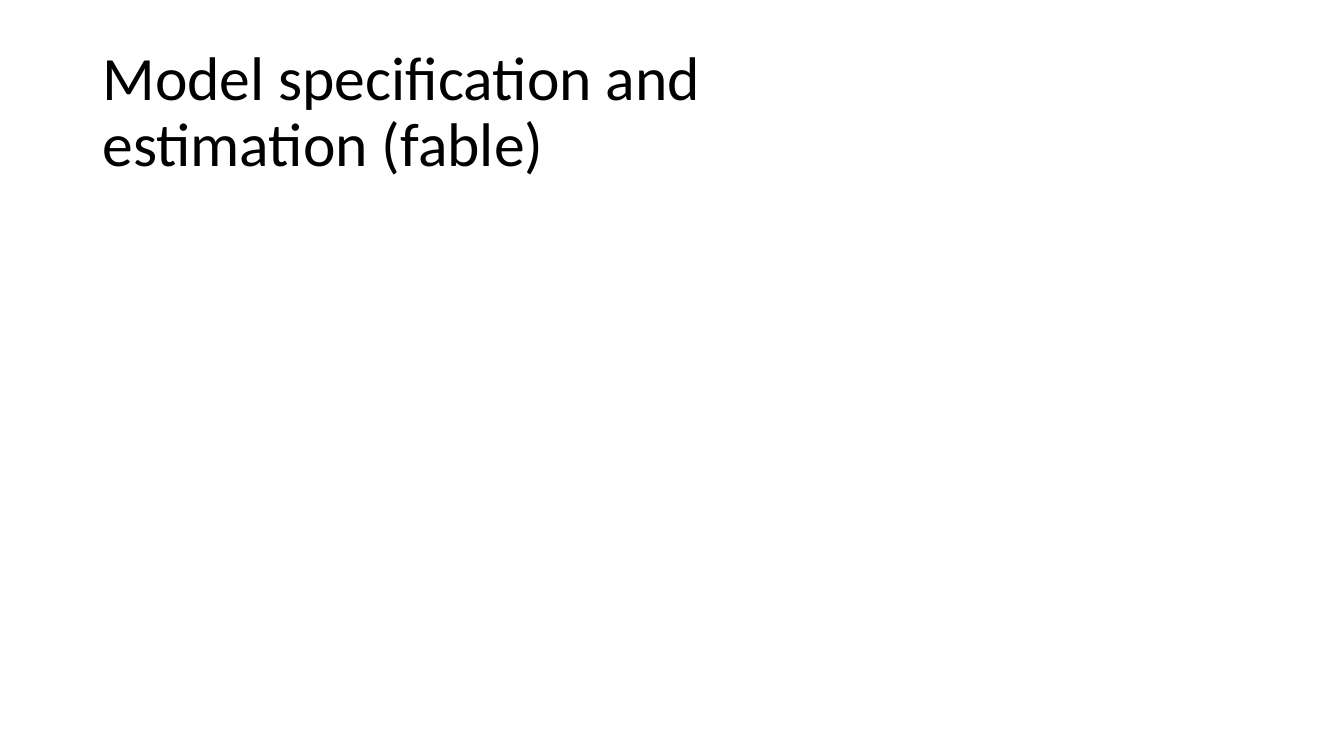
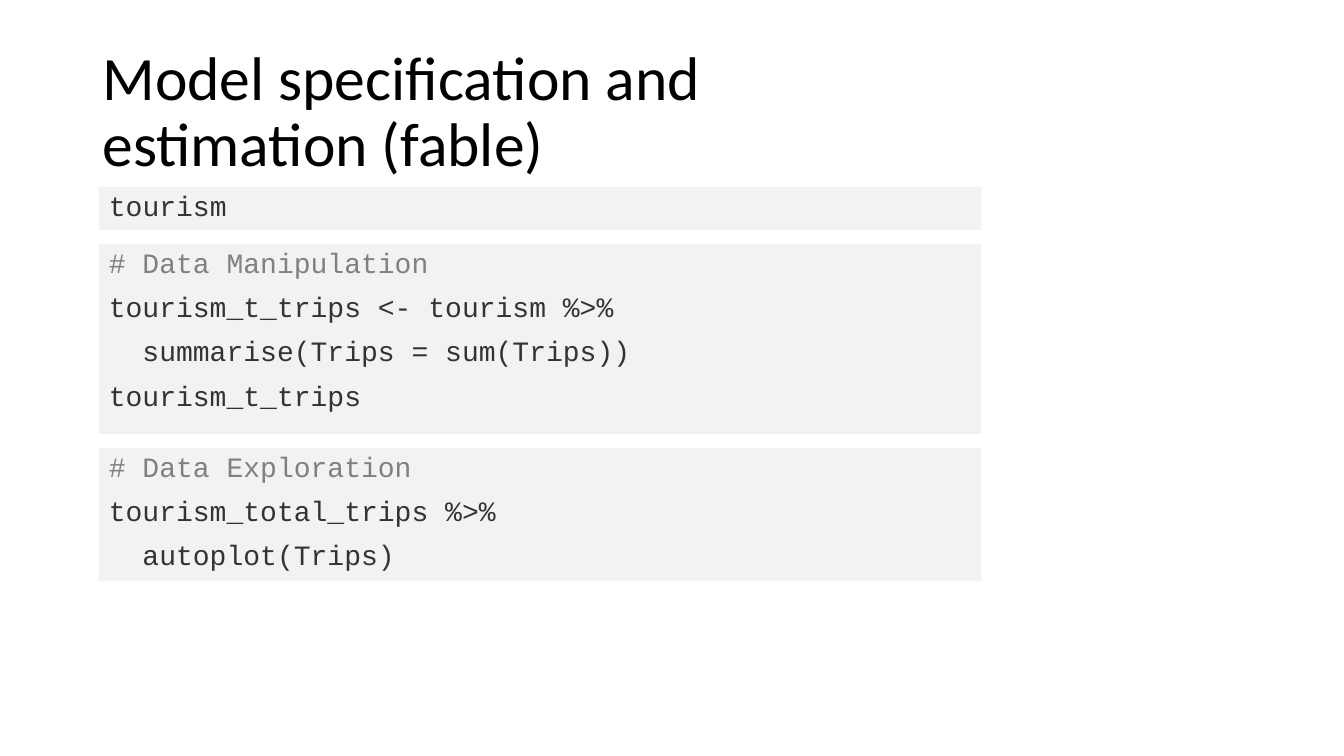
Before and after one commit to intro-to-data-science-22-workshop/-14-temporal-data-with-tsibble-and-fable-Samson-Krafft, a slide deck: slide 7 of tsibble and fable.pptx. Drawn at 1344x756 pixels with LibreOffice and Linux fonts; fonts in the diff are those of the drawing; background and template pictures are left out. Boxes give left, top, right and bottom in pixels: in the first picture for what was removed or moved away, otherwise in the second. Text is boxed around its words. In the diff, an @@ line names an element or a change of style, - is before the commit and + after.

Commit message:
powerpoint mit code

```diff
--- a/tsibble and fable.pptx
+++ b/tsibble and fable.pptx
@@ text added at (99,188,982,231), fill #F2F2F2, 20 pt, text #333333 @@
+tourism
@@ rectangle added at (99,244,982,434), fill #F2F2F2, 20 pt, text #333333 @@
+# Data Manipulation
+tourism_t_trips <- tourism %>%
+summarise(Trips = sum(Trips))
+tourism_t_trips
@@ rectangle added at (99,448,982,581), fill #F2F2F2, 20 pt, text #333333 @@
+# Data Exploration
+tourism_total_trips %>%
+autoplot(Trips)
```
Also in this commit, not shown: 3 other slides changed, 2 other files.
